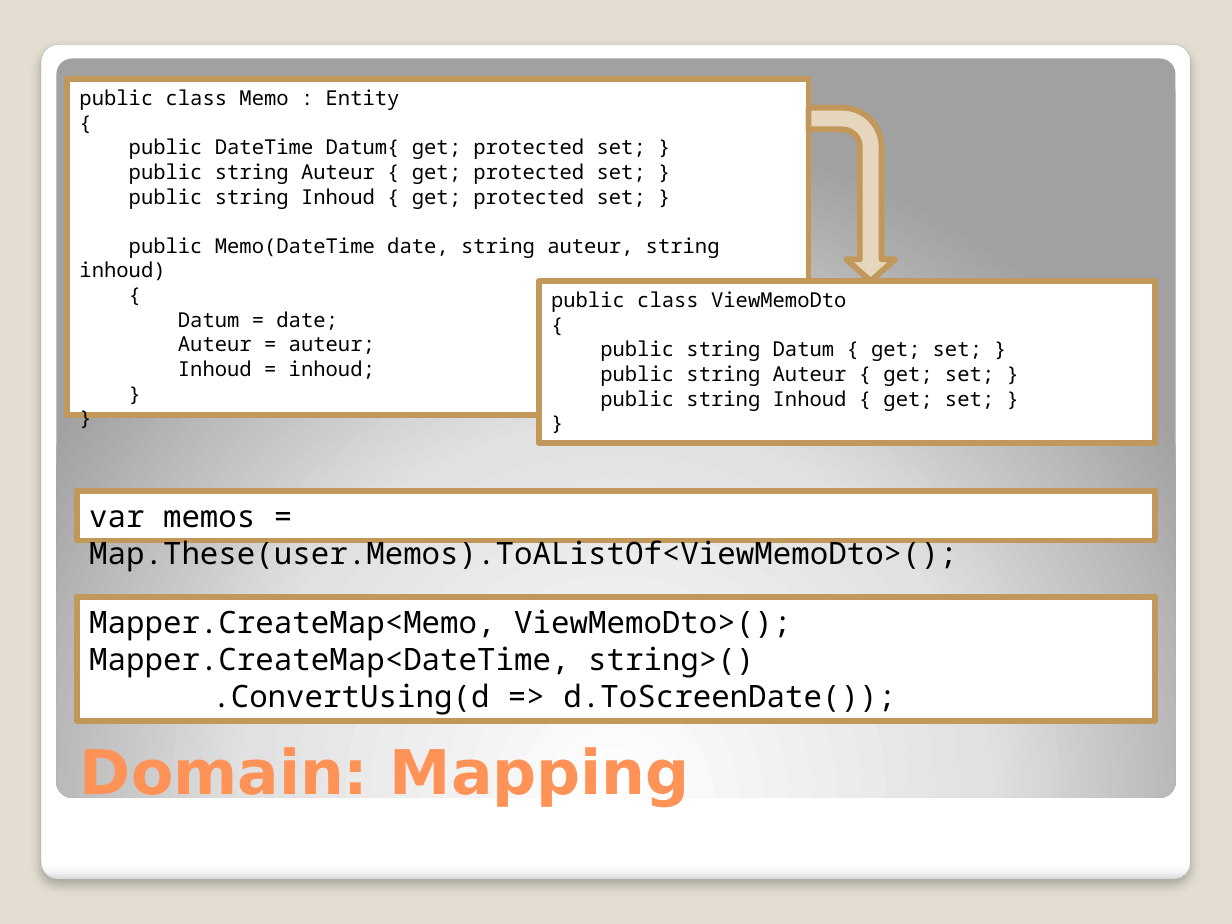
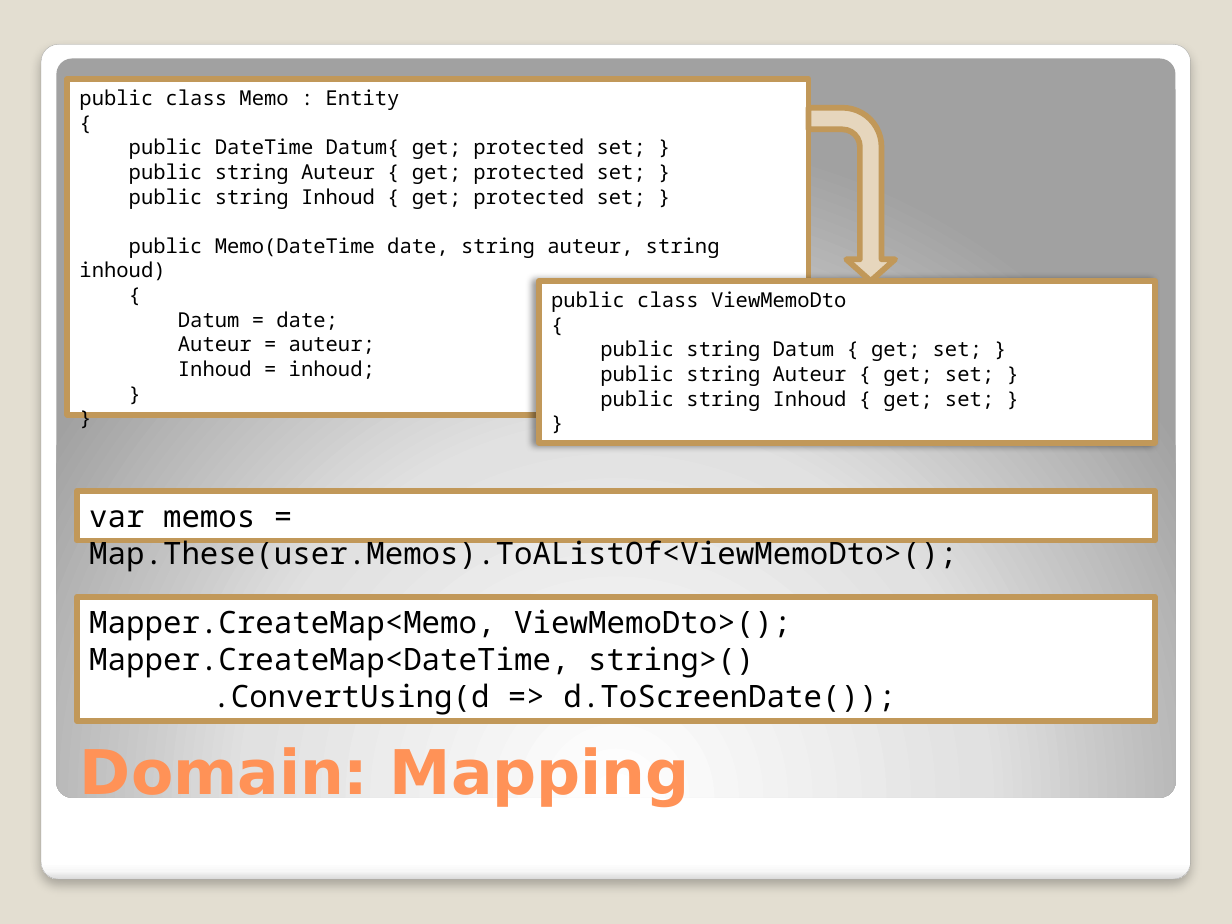
Before and after one commit to michelgrootjans/dkvlessonslearned, a slide deck: slide 5 of slides/Technical Session/Lessons learned.pptx. Drawn at 1232x924 pixels with LibreOffice and Linux fonts; fonts in the diff are those of the drawing. Boxes give left, top, right and bottom in pixels: in the first picture for what was removed or moved away, otherwise in the second. Text is boxed around its words. In the diff, an @@ line names an element or a change of style, - is before the commit and + after.

```diff
--- a/slides/Technical Session/Lessons learned.pptx
+++ b/slides/Technical Session/Lessons learned.pptx
@@ rectangle "public class ViewMemoDto" at (x1=538, y1=281, x2=1154, y2=442): shadow on @@
```
Also in this commit, not shown: 9 other slides changed, 2 slides removed.
